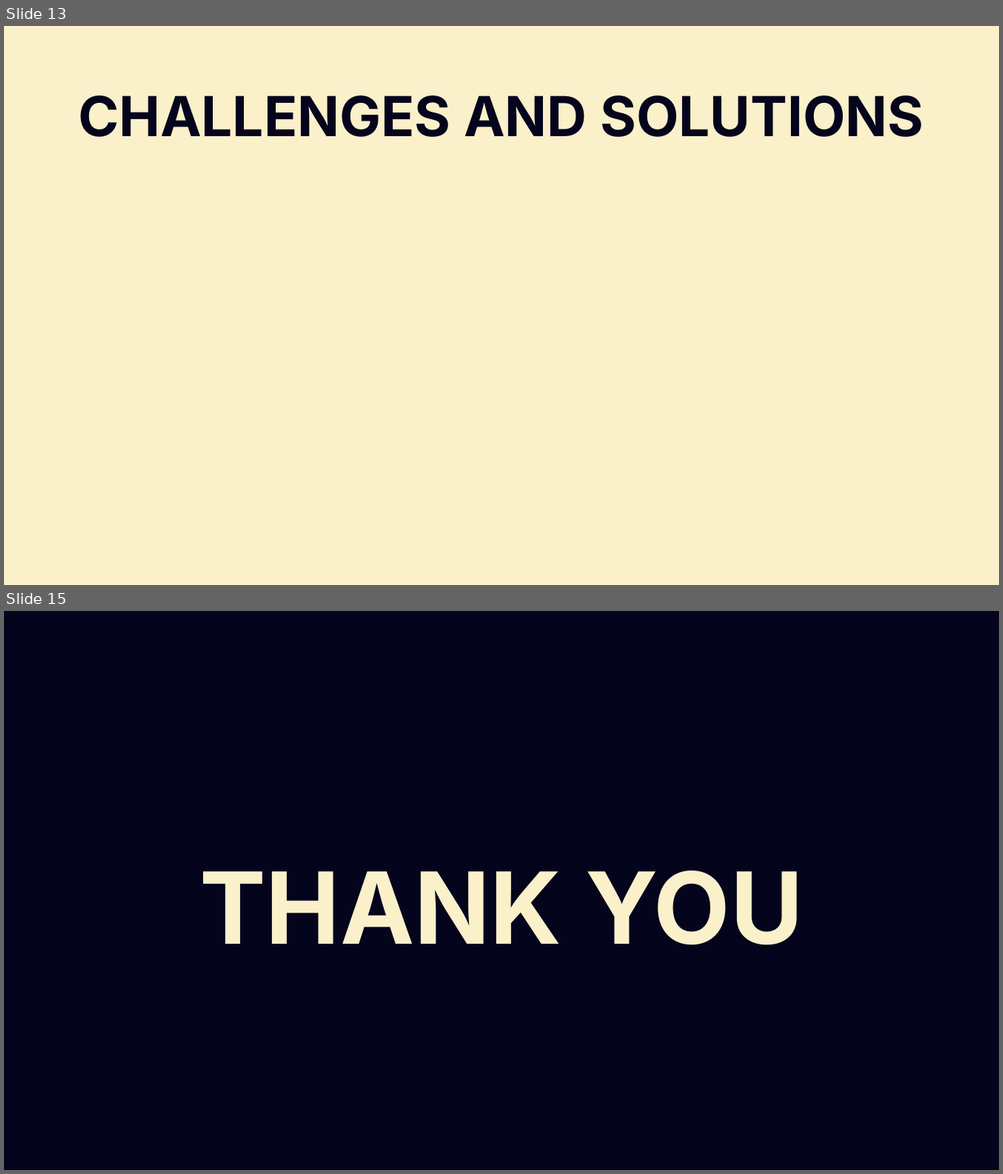
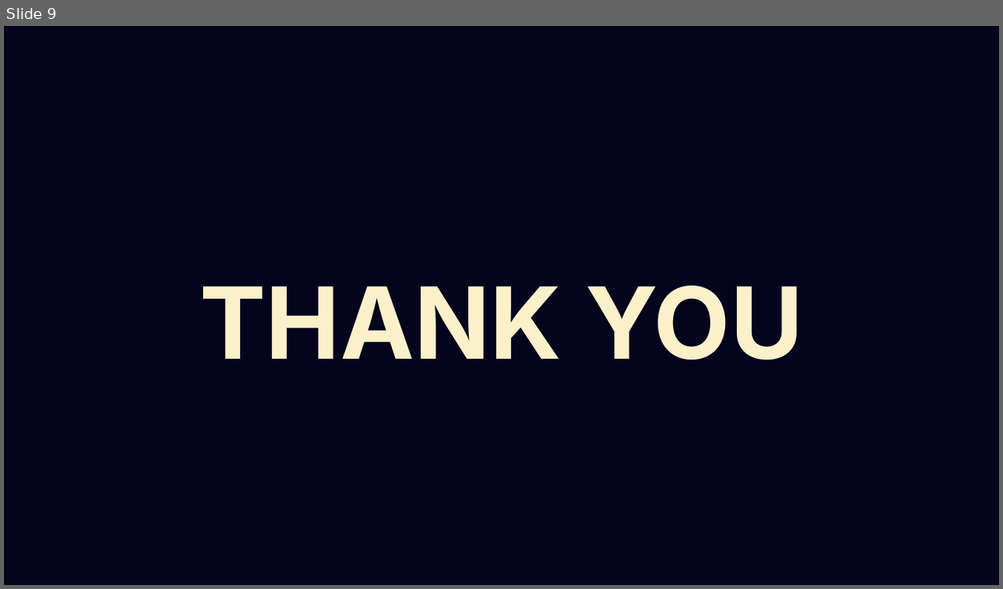
Before and after one commit to nair-j-karthik/DS-5110, a slide deck: docs/Final Presenation.pptx. Shown one above the other, each under a label of ours: slides 13 and 15 before the commit, slide 9 after it; the slides between them are not shown. The pictures are 1003x1174 and 1003x589 pixels, drawn with LibreOffice and Linux fonts; fonts in the diff are those of the drawing; background and template pictures are left out. Boxes give left, top, right and bottom in pixels: in the first picture for what was removed or moved away, otherwise in the second. Text is boxed around its words. In the diff, an @@ line names an element or a change of style, - is before the commit and + after.

```diff
--- a/docs/Final Presenation.pptx
+++ b/docs/Final Presenation.pptx
@@ slide 13 removed at <box>4,26,999,585</box>, background #FAF0CA @@
@@ text removed at <box>78,96,923,137</box> @@
-CHALLENGES AND SOLUTIONS
@@ what was slide 15 is now slide 9 @@
```
Also in this commit, not shown: 4 slides changed, 4 slides added, 9 other slides removed.
